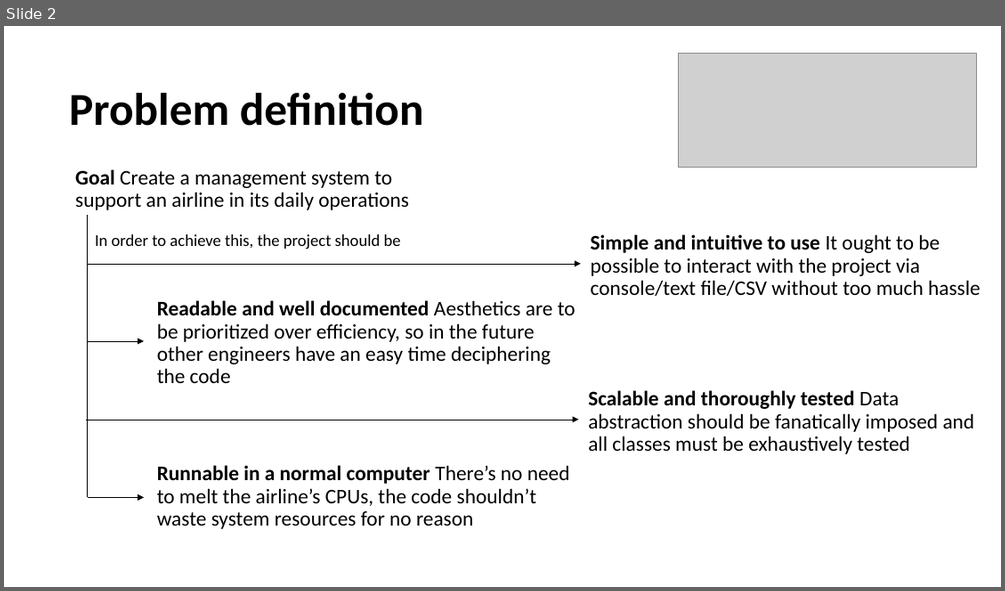
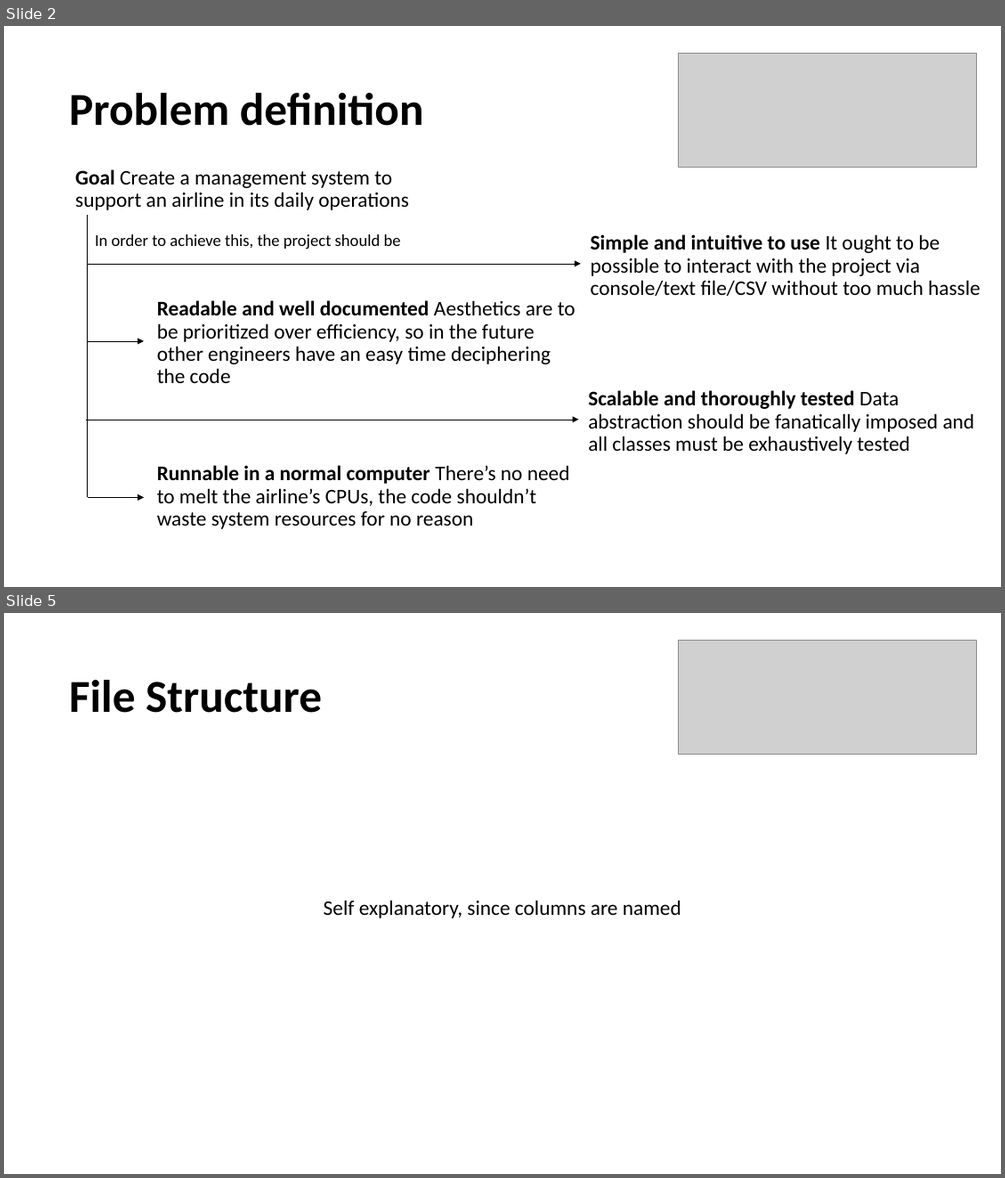
Before and after one commit to gpe0/AED-1, a slide deck: Airline_Information_Management.pptx. Shown one above the other, each under a label of ours: slide 2 before the commit, slides 2 and 5 after it; the slides between them are not shown. The pictures are 1005x591 and 1005x1178 pixels, drawn with LibreOffice and Linux fonts; fonts in the diff are those of the drawing; grey boxes stand for pictures. Boxes give left, top, right and bottom in pixels: in the first picture for what was removed or moved away, otherwise in the second. Text is boxed around its words. In the diff, an @@ line names an element or a change of style, - is before the commit and + after.

```diff
--- a/Airline_Information_Management.pptx
+++ b/Airline_Information_Management.pptx
@@ slide 5 added at box(4, 613, 1001, 1174), background #FFFFFF @@
@@ picture added at box(679, 640, 976, 755) @@
@@ text added at box(69, 680, 322, 713), 44 pt, text #000000, bold @@
+File Structure
@@ text added at box(324, 900, 681, 918), 20 pt, text #000000 @@
+Self explanatory, since columns are named
```
Also in this commit, not shown: 2 slides changed, 3 other slides added, 5 slides removed.
